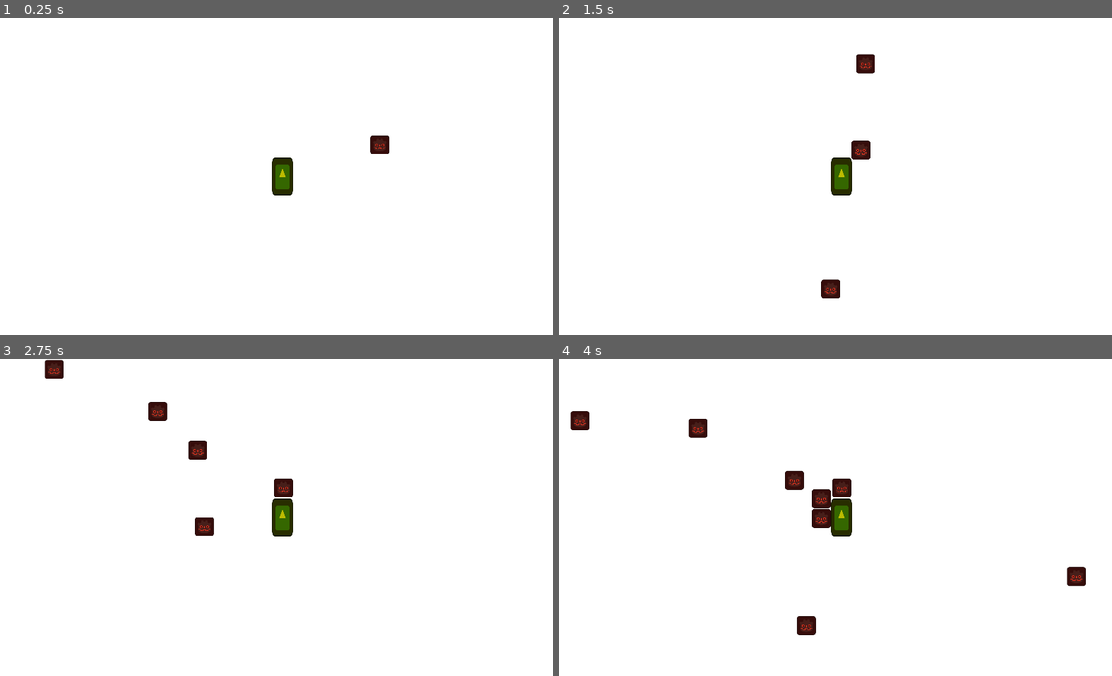
Above: before the commit, frames 1-4 (two rows, left to right).
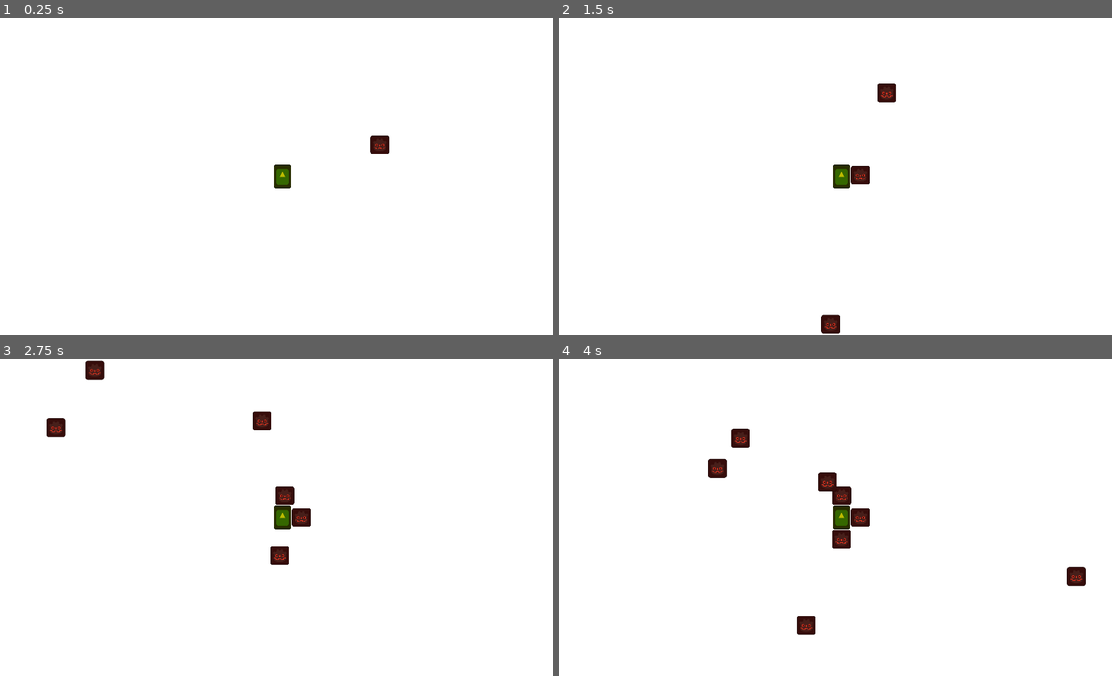
Above: after the commit, the same moments.

Repository: deutandev/survival-shooter
Game: Godot game, scene res://environment/map.tscn
The game is run twice, just before and just after one commit, with the same random seed, the same clock (stepped at 60 frames per second) and the same inputs. The engine's default icon, where the game draws it, is replaced by a stand-in: a white triangle on a blue panel in a dark square.
Inputs:
- Up to frame 1 (0.25 s): no input
- Up to frame 2 (1.5 s): hold D (move_right) 0.53-1.28 s; hold S (move_down) from 1.28 s (still down)
- Up to frame 3 (2.75 s): release S (move_down) at 2.03 s; hold D (move_right) from 2.03 s (still down)
- Up to frame 4 (4 s): release D (move_right) at 2.78 s; hold W (move_up) 2.78-3.53 s; hold A (move_left) from 3.53 s (still down)

The runs differ from the first frame. In frame 1, 0.3% of the frame differs, in the area x 49-54%, y 44-56%; in frame 2, 1.5%; in frame 3, 2.3%; in frame 4, 2.4%, in the area x 2-96%, y 16-88%.
Error after the commit: Parse Error: Invalid numeric notation. (res://characters/player/player.gd:3)

Commit message:
player collision with enemy

Diff:
--- a/characters/player/player.gd
+++ b/characters/player/player.gd
@@ -1,6 +1,9 @@
 extends CharacterBody2D
 
-@export var speed = 600
+@export var speed = 6s00
+
+var health := 100.0
+
 
 func get_input():
 	var input_direction = Input.get_vector("move_left", "move_right", "move_up", "move_down")
--- a/characters/player/player.tscn
+++ b/characters/player/player.tscn
@@ -1,19 +1,30 @@
-[gd_scene load_steps=3 format=3 uid="uid://dhpintm4oouv3"]
+[gd_scene load_steps=4 format=3 uid="uid://dhpintm4oouv3"]
 
 [ext_resource type="Texture2D" uid="uid://dbcgwjj2htcvr" path="res://icon.svg" id="1_508ok"]
 
 [sub_resource type="RectangleShape2D" id="RectangleShape2D_xxgcw"]
-size = Vector2(70, 131)
+size = Vector2(61, 81.5)
+
+[sub_resource type="RectangleShape2D" id="RectangleShape2D_508ok"]
+size = Vector2(62, 81)
 
 [node name="Player" type="CharacterBody2D"]
 
 [node name="Sprite2D" type="Sprite2D" parent="."]
 modulate = Color(0.7408, 0.734226, 1.15514e-06, 1)
-scale = Vector2(0.546875, 1)
+scale = Vector2(0.46875, 0.632813)
 texture = ExtResource("1_508ok")
 
-[node name="CollisionShape2D" type="CollisionShape2D" parent="."]
-position = Vector2(0, -1.5)
+[node name="CollisionObstacle" type="CollisionShape2D" parent="."]
 shape = SubResource("RectangleShape2D_xxgcw")
 
 [node name="Camera2D" type="Camera2D" parent="."]
+
+[node name="HitBox" type="Area2D" parent="."]
+collision_layer = 0
+collision_mask = 2
+
+[node name="CollisionEnemy" type="CollisionShape2D" parent="HitBox"]
+position = Vector2(0, -0.5)
+shape = SubResource("RectangleShape2D_508ok")
+debug_color = Color(0.512248, 0.441138, 0.95437, 0.42)
--- a/environment/map.tscn
+++ b/environment/map.tscn
@@ -26,6 +26,7 @@
 [node name="Player" parent="." instance=ExtResource("1_8viek")]
 position = Vector2(1041, 484)
 script = ExtResource("3_3sytr")
+speed = null
 
 [node name="Path2D" type="Path2D" parent="Player"]
 position = Vector2(-1041, -484)
